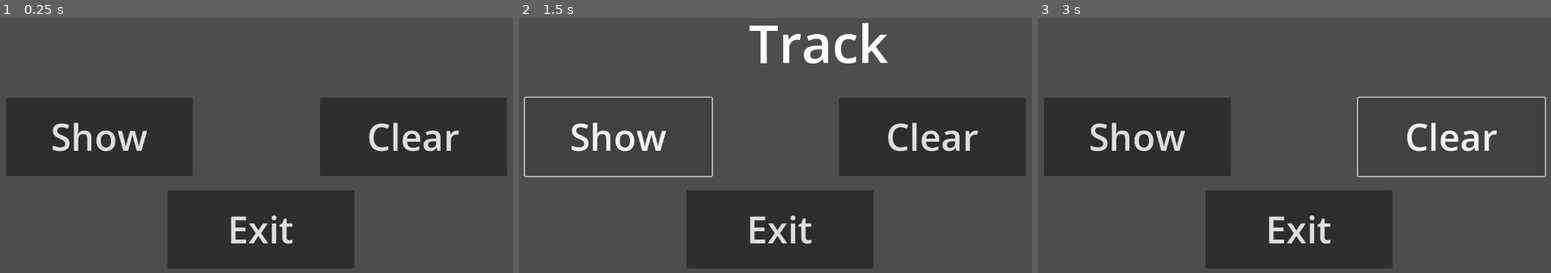
Above: before the commit, frames 1-3 (left to right).
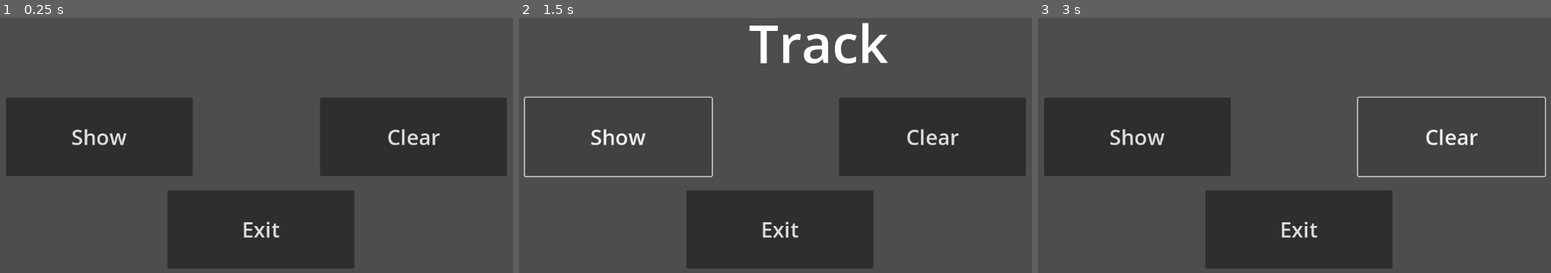
Above: after the commit, the same moments.

Repository: IsaacRJP/game-design-1
Game: Godot game, scene res://fav_club.tscn
Same seed, same stepped clock (60 frames per second), same inputs: the game is played once before the commit and once after it. The project has no main scene, so this scene is started directly.
Inputs:
- Up to frame 1 (0.25 s): no input
- Up to frame 2 (1.5 s): click "Clear" at 0.5 s; click "Show" at 1.25 s
- Up to frame 3 (3 s): click "Show" at 2 s; click "Clear" at 2.75 s

The runs differ from the first frame. In frame 1, 2.4% of the frame differs, in the area x 10-90%, y 41-89%; in frame 2, 2.4%; in frame 3, 2.4%.

Commit message:
update 9/16

Diff:
--- /dev/null
+++ b/LP/lp_4_1.tscn
@@ -0,0 +1,71 @@
+[gd_scene load_steps=3 format=3 uid="uid://ca47gafk5cmy3"]
+
+[ext_resource type="Script" path="res://lp_4_1.gd" id="1_r84i4"]
+[ext_resource type="Theme" uid="uid://dvogokap6qe1c" path="res://LargeFont.tres" id="2_vtp2k"]
+
+[node name="LP 4-1" type="Control"]
+layout_mode = 3
+anchors_preset = 15
+anchor_right = 1.0
+anchor_bottom = 1.0
+offset_top = 2.0
+offset_bottom = 2.0
+grow_horizontal = 2
+grow_vertical = 2
+script = ExtResource("1_r84i4")
+
+[node name="Label" type="Label" parent="."]
+layout_mode = 0
+offset_left = 20.0
+offset_top = 88.0
+offset_right = 621.0
+offset_bottom = 143.0
+theme = ExtResource("2_vtp2k")
+text = "Enter # of Copies to be printed:"
+
+[node name="LineEdit" type="LineEdit" parent="."]
+layout_mode = 0
+offset_left = 638.0
+offset_top = 89.0
+offset_right = 1121.0
+offset_bottom = 162.0
+
+[node name="lblOut" type="Label" parent="."]
+layout_mode = 0
+offset_left = 2.0
+offset_top = 181.0
+offset_right = 1154.0
+offset_bottom = 488.0
+
+[node name="btnCalc" type="Button" parent="."]
+layout_mode = 0
+offset_left = 28.0
+offset_top = 551.0
+offset_right = 364.0
+offset_bottom = 629.0
+theme = ExtResource("2_vtp2k")
+text = "Calculate
+"
+
+[node name="btnClear" type="Button" parent="."]
+layout_mode = 0
+offset_left = 386.0
+offset_top = 549.0
+offset_right = 722.0
+offset_bottom = 627.0
+theme = ExtResource("2_vtp2k")
+text = "Clear"
+
+[node name="btnExit" type="Button" parent="."]
+layout_mode = 0
+offset_left = 1035.0
+offset_top = 4.0
+offset_right = 1144.0
+offset_bottom = 71.0
+theme = ExtResource("2_vtp2k")
+text = "EXIT
+"
+
+[connection signal="pressed" from="btnCalc" to="." method="_on_btn_calc_pressed"]
+[connection signal="pressed" from="btnClear" to="." method="_on_btn_clear_pressed"]
+[connection signal="pressed" from="btnExit" to="." method="_on_btn_exit_pressed"]
--- /dev/null
+++ b/Langdocs/new_theme.tres
@@ -0,0 +1,22 @@
+[gd_resource type="Theme" load_steps=2 format=3 uid="uid://c78csml3a1r6k"]
+
+[sub_resource type="FontFile" id="FontFile_umomb"]
+cache/0/50/0/ascent = 0.0
+cache/0/50/0/descent = 0.0
+cache/0/50/0/underline_position = 0.0
+cache/0/50/0/underline_thickness = 0.0
+cache/0/50/0/scale = 1.0
+cache/0/16/0/ascent = 0.0
+cache/0/16/0/descent = 0.0
+cache/0/16/0/underline_position = 0.0
+cache/0/16/0/underline_thickness = 0.0
+cache/0/16/0/scale = 1.0
+cache/0/25/0/ascent = 0.0
+cache/0/25/0/descent = 0.0
+cache/0/25/0/underline_position = 0.0
+cache/0/25/0/underline_thickness = 0.0
+cache/0/25/0/scale = 1.0
+
+[resource]
+default_font = SubResource("FontFile_umomb")
+default_font_size = 50
--- /dev/null
+++ b/Langdocs/prog93a.tscn
@@ -0,0 +1,9 @@
+[gd_scene format=3 uid="uid://c8y0m8sdwt4ae"]
+
+[node name="Control" type="Control"]
+layout_mode = 3
+anchors_preset = 15
+anchor_right = 1.0
+anchor_bottom = 1.0
+grow_horizontal = 2
+grow_vertical = 2
--- /dev/null
+++ b/Langdocs/prog_52a.gd
@@ -0,0 +1,27 @@
+extends Control
+
+
+func _on_calculate_button_pressed() -> void:
+	var Length = int($txtLength.text)
+	var Width = int($txtWidth.text)
+	var Area = Length * Width
+	var Perim = 2 * Length + 2 * Width
+	$lblArea.text = "Area: " + str(Area)
+	$lblPerimeter.text = "Perimeter:" + str(Perim)
+	# Operators: + - * / %     ** pow
+	# str - String (text)
+	# int - integer (whole number)
+	# float - Floating-point number (w/ decimal)
+
+
+
+func _on_exit_button_pressed() -> void:
+	get_tree().quit()
+
+
+func _on_clear_button_pressed() -> void:
+
+	$txtLength.text = ""
+	$txtWidth.text = ""
+	$lblArea.text = "Area:"
+	$lblPerimeter.text = "Perimeter:"
--- /dev/null
+++ b/Langdocs/prog_52a.tscn
@@ -0,0 +1,109 @@
+[gd_scene load_steps=5 format=3 uid="uid://cb7itvxlwump4"]
+
+[ext_resource type="Script" path="res://Langdocs/prog_52a.gd" id="1_bhld6"]
+[ext_resource type="Theme" uid="uid://dvogokap6qe1c" path="res://LargeFont.tres" id="2_jv4ys"]
+
+[sub_resource type="LabelSettings" id="LabelSettings_dg14d"]
+font_size = 40
+
+[sub_resource type="LabelSettings" id="LabelSettings_b3yyo"]
+font_size = 40
+
+[node name="Prog52a" type="Control"]
+layout_mode = 3
+anchors_preset = 15
+anchor_right = 1.0
+anchor_bottom = 1.0
+grow_horizontal = 2
+grow_vertical = 2
+script = ExtResource("1_bhld6")
+
+[node name="lblLength" type="Label" parent="."]
+layout_mode = 0
+offset_left = 25.0
+offset_top = 27.0
+offset_right = 457.0
+offset_bottom = 175.0
+text = "Length:"
+label_settings = SubResource("LabelSettings_dg14d")
+
+[node name="lblWidth" type="Label" parent="."]
+layout_mode = 0
+offset_left = 34.0
+offset_top = 167.0
+offset_right = 466.0
+offset_bottom = 315.0
+text = "Width:
+"
+label_settings = SubResource("LabelSettings_dg14d")
+
+[node name="lblArea" type="Label" parent="."]
+layout_mode = 1
+anchors_preset = -1
+anchor_right = 0.096
+anchor_bottom = 0.465
+offset_left = 32.0
+offset_top = 309.0
+offset_right = 1022.41
+offset_bottom = 167.68
+text = "Area:"
+label_settings = SubResource("LabelSettings_b3yyo")
+
+[node name="lblPerimeter" type="Label" parent="."]
+layout_mode = 1
+anchors_preset = -1
+anchor_right = 0.096
+anchor_bottom = 0.465
+offset_left = 34.0
+offset_top = 467.0
+offset_right = 1024.41
+offset_bottom = 325.68
+text = "Perimiter:"
+label_settings = SubResource("LabelSettings_b3yyo")
+
+[node name="txtLength" type="LineEdit" parent="."]
+layout_mode = 0
+offset_left = 206.0
+offset_top = 13.0
+offset_right = 907.0
+offset_bottom = 119.0
+
+[node name="txtWidth" type="LineEdit" parent="."]
+layout_mode = 0
+offset_left = 206.0
+offset_top = 147.0
+offset_right = 907.0
+offset_bottom = 253.0
+
+[node name="CalculateButton" type="Button" parent="."]
+layout_mode = 0
+offset_left = 462.0
+offset_top = 532.0
+offset_right = 782.0
+offset_bottom = 636.0
+theme = ExtResource("2_jv4ys")
+text = "Calculate"
+
+[node name="ExitButton" type="Button" parent="."]
+layout_mode = 0
+offset_left = 986.0
+offset_top = 8.0
+offset_right = 1139.0
+offset_bottom = 112.0
+theme = ExtResource("2_jv4ys")
+text = "EXIT
+"
+
+[node name="ClearButton" type="Button" parent="."]
+layout_mode = 0
+offset_left = 820.0
+offset_top = 532.0
+offset_right = 1140.0
+offset_bottom = 636.0
+theme = ExtResource("2_jv4ys")
+text = "Clear
+"
+
+[connection signal="pressed" from="CalculateButton" to="." method="_on_calculate_button_pressed"]
+[connection signal="pressed" from="ExitButton" to="." method="_on_exit_button_pressed"]
+[connection signal="pressed" from="ClearButton" to="." method="_on_clear_button_pressed"]
--- /dev/null
+++ b/Langdocs/prog_54b.tscn
@@ -0,0 +1,102 @@
+[gd_scene load_steps=5 format=3 uid="uid://ckp4hyeexawum"]
+
+[ext_resource type="Script" path="res://prog_54b.gd" id="1_wvnid"]
+[ext_resource type="Theme" uid="uid://dvogokap6qe1c" path="res://LargeFont.tres" id="2_qsg28"]
+[ext_resource type="Script" path="res://lbl_avg.gd" id="3_4mtr2"]
+
+[sub_resource type="LabelSettings" id="LabelSettings_dh0fh"]
+font_size = 50
+
+[node name="prog54b" type="Control"]
+layout_mode = 3
+anchors_preset = 15
+anchor_right = 1.0
+anchor_bottom = 1.0
+grow_horizontal = 2
+grow_vertical = 2
+script = ExtResource("1_wvnid")
+
+[node name="Nmb1" type="LineEdit" parent="."]
+layout_mode = 0
+offset_left = 35.0
+offset_top = 204.0
+offset_right = 391.0
+offset_bottom = 302.0
+
+[node name="Nmb2" type="LineEdit" parent="."]
+layout_mode = 0
+offset_left = 33.0
+offset_top = 316.0
+offset_right = 389.0
+offset_bottom = 414.0
+
+[node name="Nmb3" type="LineEdit" parent="."]
+layout_mode = 0
+offset_left = 35.0
+offset_top = 428.0
+offset_right = 391.0
+offset_bottom = 526.0
+
+[node name="Nmb4" type="LineEdit" parent="."]
+layout_mode = 0
+offset_left = 31.0
+offset_top = 540.0
+offset_right = 387.0
+offset_bottom = 638.0
+
+[node name="Enter" type="Label" parent="."]
+layout_mode = 1
+anchors_preset = -1
+anchor_right = 0.017
+anchor_bottom = 0.035
+offset_left = 38.0
+offset_top = 72.0
+offset_right = 610.416
+offset_bottom = 145.32
+theme = ExtResource("2_qsg28")
+text = "Enter 4 Numbers:"
+
+[node name="lblSum" type="Label" parent="."]
+layout_mode = 1
+anchors_preset = -1
+anchor_right = 0.085
+anchor_bottom = 0.077
+offset_left = 468.0
+offset_top = 208.0
+offset_right = 848.08
+offset_bottom = 227.104
+text = "Sum: "
+label_settings = SubResource("LabelSettings_dh0fh")
+
+[node name="lblAvg" type="Label" parent="."]
+layout_mode = 1
+anchors_preset = -1
+anchor_right = 0.085
+anchor_bottom = 0.077
+offset_left = 464.0
+offset_top = 336.0
+offset_right = 844.08
+offset_bottom = 355.104
+text = "Average: "
+label_settings = SubResource("LabelSettings_dh0fh")
+script = ExtResource("3_4mtr2")
+
+[node name="btnCalculate" type="Button" parent="."]
+layout_mode = 0
+offset_left = 534.0
+offset_top = 578.0
+offset_right = 1004.0
+offset_bottom = 640.0
+text = "CALCULATE"
+
+[node name="btnExit" type="Button" parent="."]
+layout_mode = 0
+offset_left = 1046.0
+offset_top = 4.0
+offset_right = 1150.0
+offset_bottom = 120.0
+theme = ExtResource("2_qsg28")
+text = "X"
+
+[connection signal="pressed" from="btnCalculate" to="." method="_on_btn_calculate_pressed"]
+[connection signal="pressed" from="btnExit" to="." method="_on_btn_exit_pressed"]
--- /dev/null
+++ b/Langdocs/prog_54c.tscn
@@ -0,0 +1,93 @@
+[gd_scene load_steps=6 format=3 uid="uid://crfktawxuc3xh"]
+
+[ext_resource type="Script" path="res://prog_54c.gd" id="1_8tewv"]
+[ext_resource type="Theme" uid="uid://dvogokap6qe1c" path="res://LargeFont.tres" id="2_c2hht"]
+
+[sub_resource type="LabelSettings" id="LabelSettings_pt3vv"]
+font_size = 60
+
+[sub_resource type="LabelSettings" id="LabelSettings_wwx5d"]
+font_size = 60
+font_color = Color(0, 1, 1, 1)
+outline_size = 12
+shadow_size = 4
+
+[sub_resource type="LabelSettings" id="LabelSettings_wsbkj"]
+font_size = 60
+font_color = Color(1, 0, 1, 1)
+outline_size = 8
+
+[node name="prog54c" type="Control"]
+layout_mode = 3
+anchors_preset = 15
+anchor_right = 1.0
+anchor_bottom = 1.0
+grow_horizontal = 2
+grow_vertical = 2
+script = ExtResource("1_8tewv")
+
+[node name="Enter" type="Label" parent="."]
+layout_mode = 0
+offset_left = 21.0
+offset_top = 58.0
+offset_right = 559.0
+offset_bottom = 141.0
+text = "Enter Radius Here:"
+label_settings = SubResource("LabelSettings_pt3vv")
+
+[node name="txtRadius" type="LineEdit" parent="."]
+layout_mode = 0
+offset_left = 578.0
+offset_top = 60.0
+offset_right = 823.0
+offset_bottom = 150.0
+
+[node name="lblArea" type="Label" parent="."]
+layout_mode = 0
+offset_left = 53.0
+offset_top = 208.0
+offset_right = 782.0
+offset_bottom = 291.0
+text = "Area:"
+label_settings = SubResource("LabelSettings_wwx5d")
+
+[node name="lblCirc" type="Label" parent="."]
+layout_mode = 0
+offset_left = 49.0
+offset_top = 312.0
+offset_right = 778.0
+offset_bottom = 395.0
+text = "Circumference:"
+label_settings = SubResource("LabelSettings_wsbkj")
+
+[node name="btnCalc" type="Button" parent="lblCirc"]
+layout_mode = 0
+offset_left = -25.0
+offset_top = 203.0
+offset_right = 345.0
+offset_bottom = 302.0
+theme = ExtResource("2_c2hht")
+text = "Calculate"
+
+[node name="btnClear" type="Button" parent="lblCirc"]
+layout_mode = 0
+offset_left = 392.0
+offset_top = 205.0
+offset_right = 762.0
+offset_bottom = 309.0
+theme = ExtResource("2_c2hht")
+text = "Clear"
+
+[node name="btnExit" type="Button" parent="lblCirc"]
+layout_mode = 0
+offset_left = 914.0
+offset_top = 205.0
+offset_right = 1090.0
+offset_bottom = 309.0
+theme = ExtResource("2_c2hht")
+text = "Exit
+"
+
+[connection signal="pressed" from="lblCirc/btnCalc" to="." method="_on_btn_calc_pressed"]
+[connection signal="pressed" from="lblCirc/btnClear" to="." method="_on_btn_clear_pressed"]
+[connection signal="pressed" from="lblCirc/btnExit" to="." method="_on_btn_exit_pressed"]
--- /dev/null
+++ b/Langdocs/prog_82a.gd
@@ -0,0 +1,21 @@
+extends Control
+
+
+
+func _on_btn_calc_pressed() -> void:
+	var speedLimit = int($txtLimit.text)
+	var carSpeed = int($txtSpeed.text)
+	var milesOver = carSpeed - speedLimit
+	var fine = 20.0 + (milesOver * 5.0)
+
+	$OutMoney.text = "$ %2f" % fine
+
+
+
+func _on_btn_clr_pressed() -> void:
+	$OutMoney.text = "$ "
+
+
+
+func _on_btn_ext_pressed() -> void:
+	get_tree().quit()
--- /dev/null
+++ b/Langdocs/prog_82a.tscn
@@ -0,0 +1,103 @@
+[gd_scene load_steps=3 format=3 uid="uid://dg4ded44honlb"]
+
+[ext_resource type="Script" path="res://Langdocs/prog_82a.gd" id="1_mn6sg"]
+[ext_resource type="Theme" uid="uid://dvogokap6qe1c" path="res://LargeFont.tres" id="2_6tg4i"]
+
+[node name="prog82a" type="Control"]
+layout_mode = 3
+anchors_preset = 15
+anchor_right = 1.0
+anchor_bottom = 1.0
+grow_horizontal = 2
+grow_vertical = 2
+script = ExtResource("1_mn6sg")
+
+[node name="lblLimit" type="Label" parent="."]
+layout_mode = 0
+offset_left = 59.0
+offset_top = 50.0
+offset_right = 474.0
+offset_bottom = 154.0
+theme = ExtResource("2_6tg4i")
+text = "Speed Limit:
+"
+horizontal_alignment = 2
+
+[node name="lblSpeed" type="Label" parent="."]
+layout_mode = 0
+offset_left = 58.0
+offset_top = 187.0
+offset_right = 544.0
+offset_bottom = 291.0
+theme = ExtResource("2_6tg4i")
+text = "Vehicle Speed:
+"
+horizontal_alignment = 2
+
+[node name="lblFine" type="Label" parent="."]
+layout_mode = 0
+offset_left = 59.0
+offset_top = 309.0
+offset_right = 220.0
+offset_bottom = 504.0
+theme = ExtResource("2_6tg4i")
+text = "Fine:
+
+"
+horizontal_alignment = 2
+
+[node name="OutMoney" type="Label" parent="."]
+layout_mode = 0
+offset_left = 329.0
+offset_top = 311.0
+offset_right = 636.0
+offset_bottom = 415.0
+theme = ExtResource("2_6tg4i")
+text = "$"
+
+[node name="txtLimit" type="LineEdit" parent="."]
+layout_mode = 0
+offset_left = 572.0
+offset_top = 51.0
+offset_right = 1105.0
+offset_bottom = 130.0
+
+[node name="txtSpeed" type="LineEdit" parent="."]
+layout_mode = 0
+offset_left = 573.0
+offset_top = 194.0
+offset_right = 1103.0
+offset_bottom = 279.0
+
+[node name="btnCalc" type="Button" parent="."]
+layout_mode = 0
+offset_left = 47.0
+offset_top = 523.0
+offset_right = 367.0
+offset_bottom = 627.0
+theme = ExtResource("2_6tg4i")
+text = "Calculate
+"
+
+[node name="btnClr" type="Button" parent="."]
+layout_mode = 0
+offset_left = 390.0
+offset_top = 524.0
+offset_right = 573.0
+offset_bottom = 628.0
+theme = ExtResource("2_6tg4i")
+text = "Clear"
+
+[node name="btnExt" type="Button" parent="."]
+layout_mode = 0
+offset_left = 971.0
+offset_top = 538.0
+offset_right = 1137.0
+offset_bottom = 642.0
+theme = ExtResource("2_6tg4i")
+text = "Exit
+"
+
+[connection signal="pressed" from="btnCalc" to="." method="_on_btn_calc_pressed"]
+[connection signal="pressed" from="btnClr" to="." method="_on_btn_clr_pressed"]
+[connection signal="pressed" from="btnExt" to="." method="_on_btn_ext_pressed"]
--- /dev/null
+++ b/Langdocs/prog_88a.tscn
@@ -0,0 +1,69 @@
+[gd_scene load_steps=3 format=3 uid="uid://soasvk2jxcwj"]
+
+[ext_resource type="Script" path="res://prog_88a.gd" id="1_sd547"]
+
+[sub_resource type="LabelSettings" id="LabelSettings_bykls"]
+font_size = 42
+font_color = Color(0.870016, 0.455553, 0.326689, 1)
+
+[node name="Prog88a" type="Control"]
+layout_mode = 3
+anchors_preset = 15
+anchor_right = 1.0
+anchor_bottom = 1.0
+grow_horizontal = 2
+grow_vertical = 2
+script = ExtResource("1_sd547")
+
+[node name="Label" type="Label" parent="."]
+layout_mode = 0
+offset_left = 6.0
+offset_top = 101.0
+offset_right = 1150.0
+offset_bottom = 561.0
+label_settings = SubResource("LabelSettings_bykls")
+
+[node name="Nmb1" type="LineEdit" parent="."]
+layout_mode = 0
+offset_left = 18.0
+offset_top = 16.0
+offset_right = 433.0
+offset_bottom = 95.0
+placeholder_text = "0"
+
+[node name="Nmb2" type="LineEdit" parent="."]
+layout_mode = 0
+offset_left = 718.0
+offset_top = 14.0
+offset_right = 1133.0
+offset_bottom = 93.0
+placeholder_text = "0"
+
+[node name="btnCalc" type="Button" parent="."]
+layout_mode = 0
+offset_left = 22.0
+offset_top = 572.0
+offset_right = 237.0
+offset_bottom = 634.0
+text = "Calculate
+"
+
+[node name="btnClr" type="Button" parent="."]
+layout_mode = 0
+offset_left = 287.0
+offset_top = 575.0
+offset_right = 502.0
+offset_bottom = 637.0
+text = "Clear"
+
+[node name="btnExt" type="Button" parent="."]
+layout_mode = 0
+offset_left = 1060.0
+offset_top = 571.0
+offset_right = 1131.0
+offset_bottom = 633.0
+text = "EXIT"
+
+[connection signal="pressed" from="btnCalc" to="." method="_on_btn_calc_pressed"]
+[connection signal="pressed" from="btnClr" to="." method="_on_btn_clr_pressed"]
+[connection signal="pressed" from="btnExt" to="." method="_on_btn_ext_pressed"]
--- /dev/null
+++ b/Langdocs/prog_93a.gd
@@ -0,0 +1,26 @@
+extends Control
+
+
+
+func _on_btn_calc_pressed() -> void:
+	var KwUsed = int($txtKw.text)
+	var Base = KwUsed * 4.75
+	var Surcharge = Base + (Base * 0.1)
+	var Tax = Base * 0.10
+	var Total = Base + Surcharge + Tax
+	var LateTotal = (Total * 0.04) + Total
+
+	$lblReciept.text = "Base Amount: " + str(Base) + \
+				  "\nSurcharge: " + str(Surcharge) + \
+				  "\nTax: " + str(Tax) + \
+				  "\n " + \
+				  "\nTotal: " + str(Total) + \
+				  "\nTotal After May 20th: " + str(LateTotal)
+
+
+
+
+
+func _on_btn_clear_pressed() -> void:
+		$txtKw.text = ""
+		$lblReciept.text = ""
--- /dev/null
+++ b/Langdocs/prog_93a.tscn
@@ -0,0 +1,70 @@
+[gd_scene load_steps=4 format=3 uid="uid://65w0e2uofknb"]
+
+[ext_resource type="Script" path="res://Langdocs/prog_93a.gd" id="1_0pt82"]
+[ext_resource type="Theme" uid="uid://c78csml3a1r6k" path="res://Langdocs/new_theme.tres" id="2_ygg44"]
+
+[sub_resource type="LabelSettings" id="LabelSettings_kipqc"]
+font_size = 50
+
+[node name="prog93a" type="Control"]
+layout_mode = 3
+anchors_preset = 15
+anchor_right = 1.0
+anchor_bottom = 1.0
+grow_horizontal = 2
+grow_vertical = 2
+script = ExtResource("1_0pt82")
+
+[node name="lblKw" type="Label" parent="."]
+layout_mode = 0
+offset_left = 51.0
+offset_top = 109.0
+offset_right = 423.0
+offset_bottom = 178.0
+text = "Kilowatts Used:"
+label_settings = SubResource("LabelSettings_kipqc")
+
+[node name="txtKw" type="LineEdit" parent="."]
+layout_mode = 0
+offset_left = 473.0
+offset_top = 110.0
+offset_right = 831.0
+offset_bottom = 173.0
+
+[node name="btnExit" type="Button" parent="."]
+layout_mode = 0
+offset_left = 1040.0
+offset_top = 9.0
+offset_right = 1142.0
+offset_bottom = 84.0
+theme = ExtResource("2_ygg44")
+text = "EXIT"
+
+[node name="btnCalc" type="Button" parent="."]
+layout_mode = 0
+offset_left = 850.0
+offset_top = 103.0
+offset_right = 1141.0
+offset_bottom = 178.0
+theme = ExtResource("2_ygg44")
+text = "CALCULATE"
+
+[node name="btnClear" type="Button" parent="."]
+layout_mode = 0
+offset_left = 850.0
+offset_top = 12.0
+offset_right = 1031.0
+offset_bottom = 87.0
+theme = ExtResource("2_ygg44")
+text = "CLEAR"
+
+[node name="lblReciept" type="Label" parent="."]
+layout_mode = 0
+offset_left = 23.0
+offset_top = 201.0
+offset_right = 1148.0
+offset_bottom = 641.0
+
+[connection signal="pressed" from="btnCalc" to="." method="_on_btn_calc_pressed"]
+[connection signal="pressed" from="btnClear" to="." method="_on_btn_calc_pressed"]
+[connection signal="pressed" from="btnClear" to="." method="_on_btn_clear_pressed"]
--- a/LargeFont.tres
+++ b/LargeFont.tres
@@ -1,4 +1,4 @@
 [gd_resource type="Theme" format=3 uid="uid://dvogokap6qe1c"]
 
 [resource]
-default_font_size = 70
+default_font_size = 40
--- /dev/null
+++ b/lbl_avg.gd
@@ -0,0 +1,11 @@
+extends Label
+
+
+# Called when the node enters the scene tree for the first time.
+func _ready() -> void:
+	pass # Replace with function body.
+
+
+# Called every frame. 'delta' is the elapsed time since the previous frame.
+func _process(delta: float) -> void:
+	pass
--- /dev/null
+++ b/lp_4_1.gd
@@ -0,0 +1,34 @@
+extends Control
+
+
+
+
+func _on_btn_calc_pressed() -> void:
+	var copies = int($LineEdit.text)
+	var price = 0.0 #Price per Copy
+	var tcost = 0.0 # Total Cost
+	if copies > 0 and copies <= 99:
+		price = 0.30
+	elif copies >99 and copies <= 499:
+		price = 0.28
+	elif copies >499 and copies <=749:
+		price = 0.27
+	elif copies > 749 and copies <=1000:
+		price = 0.26
+	elif copies >1000:
+		price = 0.25
+	else:
+		$lblOut.text = "Invalid # of copies"
+		return
+	tcost = price * copies
+	$lblOut.text = "Price per copy: $" + str(price) + \
+					"\nTotal Cost: $%.2f" % tcost
+
+
+func _on_btn_clear_pressed() -> void:
+	$LineEdit.text = ""
+	$lblOut.text = ""
+
+
+func _on_btn_exit_pressed() -> void:
+	get_tree().quit()
--- /dev/null
+++ b/lp_4_3.gd
@@ -0,0 +1,6 @@
+extends Control
+
+
+
+func _on_btn_calc_pressed() -> void:
+	pass # Replace with function body.
--- /dev/null
+++ b/prog_54b.gd
@@ -0,0 +1,19 @@
+extends Control
+
+
+
+func _on_btn_calculate_pressed() -> void:
+	var nmb1 = int($Nmb1.text)
+	var nmb2 = int($Nmb2.text)
+	var nmb3 = int($Nmb3.text)
+	var nmb4 = int($Nmb4.text)
+	var Sum = nmb1 + nmb2 + nmb3 + nmb4
+	var Avg = Sum/4
+	$lblSum.text = "Sum: " + str(Sum)
+	$lblAvg.text = "Average: " + str(Avg)
+
+
+
+
+func _on_btn_exit_pressed() -> void:
+	get_tree().quit()
--- /dev/null
+++ b/prog_54c.gd
@@ -0,0 +1,19 @@
+extends Control
+
+func _on_btn_calc_pressed() -> void:
+	var Radius = float($txtRadius.text)
+	var pi = 3.14159
+
+	var Area = pi * Radius **2
+	var Circ = 2 * pi * Radius
+
+	$lblArea.text = "Area: " + str(Area)
+	$lblCirc.text = "Circumference: " + str(Circ)
+
+
+func _on_btn_exit_pressed() -> void:
+	get_tree().quit()
+
+func _on_btn_clear_pressed() -> void:
+	$lblArea.text = "Area: "
+	$lblCirc.text = "Circumference: "
--- /dev/null
+++ b/prog_88a.gd
@@ -0,0 +1,47 @@
+extends Control
+
+
+
+func _on_btn_calc_pressed() -> void:
+	var num1 = int($Nmb1.text)
+	var num2 = int($Nmb2.text)
+
+	var Sum = num1 + num2
+	var Diff = num1 - num2
+	var Prod = num1 * num2
+	var Avg = Sum/2
+
+	var Abs = abs(Diff)
+	var Max = 0
+	var Min = 0
+
+	if num1 > num2:
+		Max = num1
+	else:
+		Max = num2
+
+	if Max == num1:
+		Min = num2
+	else:
+		Min = num1
+
+	$Label.text = "Sum: " + str(Sum) + \
+				  "\nDifference: " + str(Diff) + \
+				  "\nAbs. Distance: " + str(Abs) + \
+				  "\nMin: " + str(Min) + \
+				  "\nMax: " + str(Max) + \
+				  "\nProduct: " + str(Prod) + \
+				  "\nAverage: " + str(Avg)
+
+
+
+
+func _on_btn_clr_pressed() -> void:
+	$Label.text = ""
+	$Nmb1.text = ""
+	$Nmb2.text = ""
+
+
+
+func _on_btn_ext_pressed() -> void:
+	get_tree().exit()
